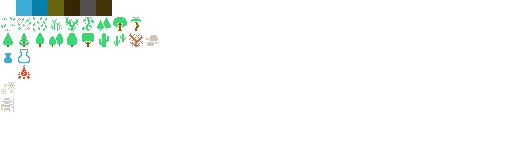
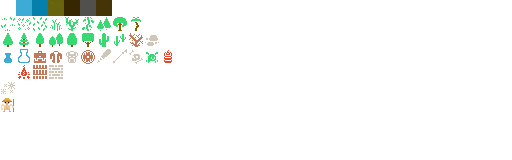
Layered file, before and after one edit (512x160). Changes by layer:
painted on "Arrière-plan" over (1, 49, 172, 112)
